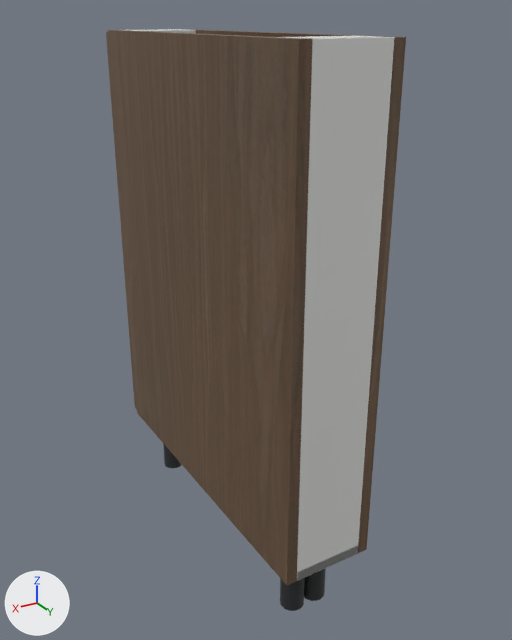
Before and after pictures for a commit that changed the glTF model storefront/public/cabinet-inventory/models/oppein-pb-mso-b06fh.glb.
Camera for both pictures: a 50 mm camera at (0.615, 0.681, 0.9) aimed at (0.042, -0.275, 0.422). The axes (+X, +Y, +Z) are drawn at lower left. The lights are the same throughout. The older version comes first. Where no turn or scale is listed for an object, it has been applied to the vertices.

The older version as bpy lines, for what is in view:
```python
me_cube = bpy.data.meshes.new('Cube')
me_cube.from_pydata(...)  # 56 vertices, 108 faces; spans x -0.009..0.009, y -0.293..0.293, z -0.381..0.381
me_cube.materials.append(mat_supplier_finish___smoked_oak)
me_cube_001 = bpy.data.meshes.new('Cube.001')
me_cube_001.from_pydata(...)  # 56 vertices, 108 faces; spans x -0.009..0.009, y -0.293..0.293, z -0.381..0.381
me_cube_001.materials.append(mat_supplier_finish___smoked_oak)
me_cube_006 = bpy.data.meshes.new('Cube.006')
me_cube_006.from_pydata(...)  # 56 vertices, 108 faces; spans x -0.073..0.073, y -0.01..0.01, z -0.378..0.378
me_cube_006.materials.append(mat_supplier_finish___smoked_oak)
ob_cabinet_side = bpy.data.objects.new('Cabinet side', me_cube)
ob_cabinet_side.location = (0.009, -0.293, 0.495)
ob_cabinet_side_001 = bpy.data.objects.new('Cabinet side.001', me_cube_001)
ob_cabinet_side_001.location = (0.143, -0.293, 0.495)
ob_door = bpy.data.objects.new('Door', me_cube_006)
ob_door.location = (0.076, -0.596, 0.495)
# also in view: 'Cabinet back' at (0.076, -0.006, 0.495)
```
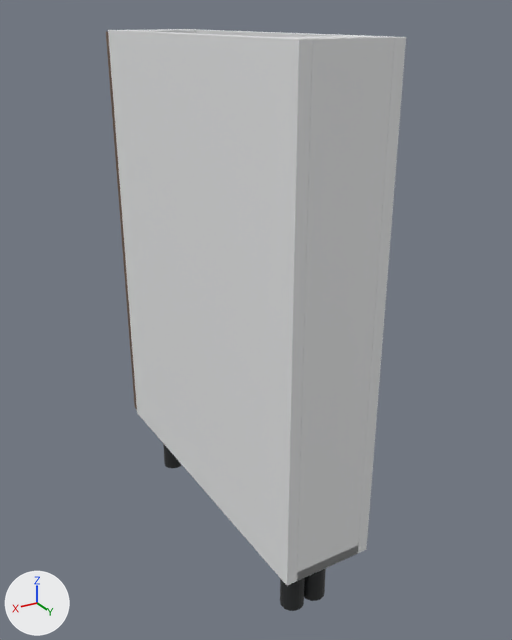
Where the change shows, as pixel boxes [x1, y1, x2, y2] in the pictures (512 x 640 px):
'Cabinet side.001', recoloured (lighter): [108, 30, 313, 586] in both
'Cabinet side', recoloured: [185, 29, 406, 553] in both

The edits, one by one:
Material 'White cabinet carcass' (mat_white_cabinet_carcass) is new.
Its base color is (0.82, 0.83, 0.835) (white #eaebec).
Its roughness is 0.48.
me_cube has 56 vertices, 108 faces and spans x -0.009..0.009, y -0.293..0.293, z -0.381..0.381.
me_cube no longer uses material mat_supplier_finish___smoked_oak.
me_cube gains material mat_white_cabinet_carcass (white #eaebec).
me_cube_001 has 56 vertices, 108 faces and spans x -0.009..0.009, y -0.293..0.293, z -0.381..0.381.
me_cube_001 no longer uses material mat_supplier_finish___smoked_oak.
me_cube_001 gains material mat_white_cabinet_carcass (white #eaebec).
